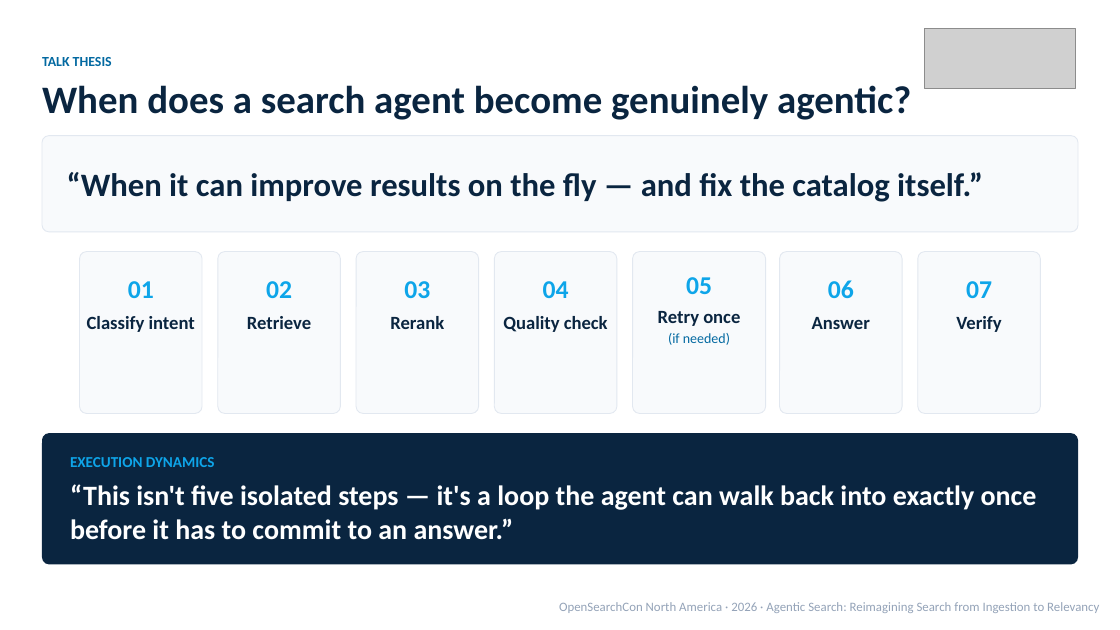
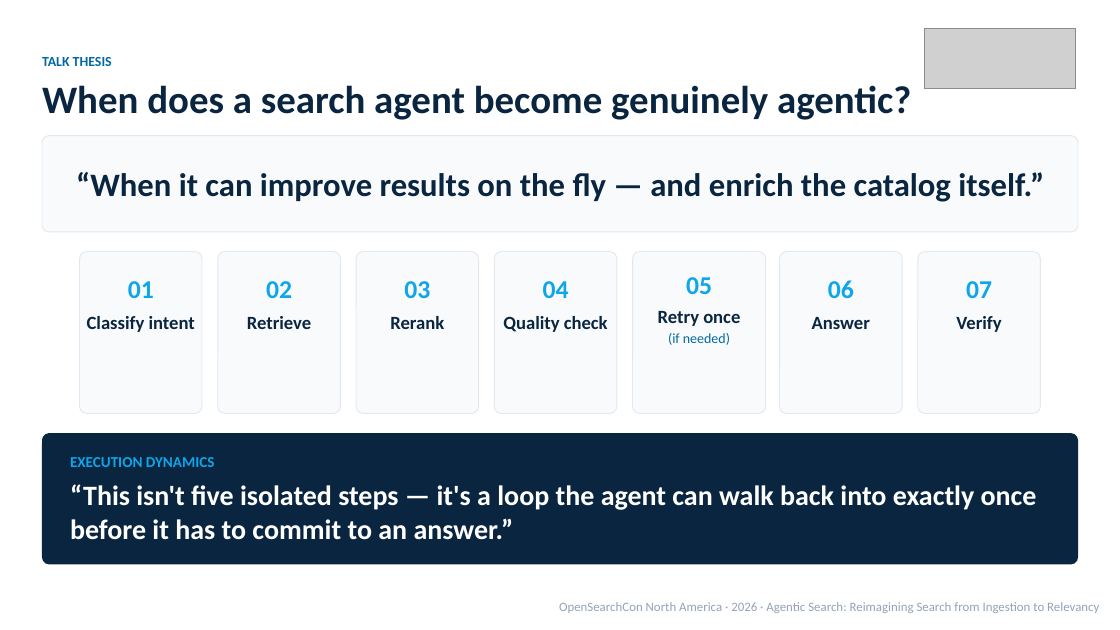
Before and after one commit to kmwtechnology/opensearch2026-agentic-search, a slide deck: slide 6 of docs/presentation/Agentic_Search_Talk_Draft_v1.pptx (slide 5 before the commit). Drawn at 1120x630 pixels with LibreOffice and Linux fonts; fonts in the diff are those of the drawing; grey boxes stand for pictures. Boxes give left, top, right and bottom in pixels: in the first picture for what was removed or moved away, otherwise in the second. Text is boxed around its words. In the diff, an @@ line names an element or a change of style, - is before the commit and + after.

```diff
--- a/docs/presentation/Agentic_Search_Talk_Draft_v1.pptx
+++ b/docs/presentation/Agentic_Search_Talk_Draft_v1.pptx
@@ text at box(76, 172, 1044, 202): text changed @@
-“When it can improve results on the fly — and fix the catalog itself.”
+“When it can improve results on the fly — and enrich the catalog itself.”
```
Also in this commit, not shown: 6 other slides changed, 1 slide added.
